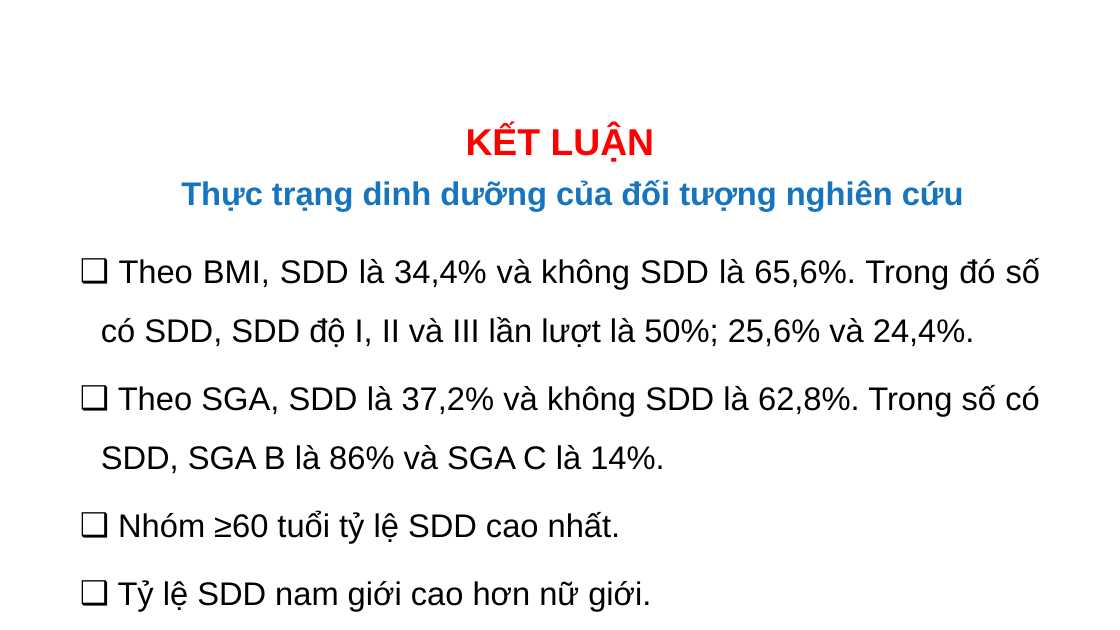
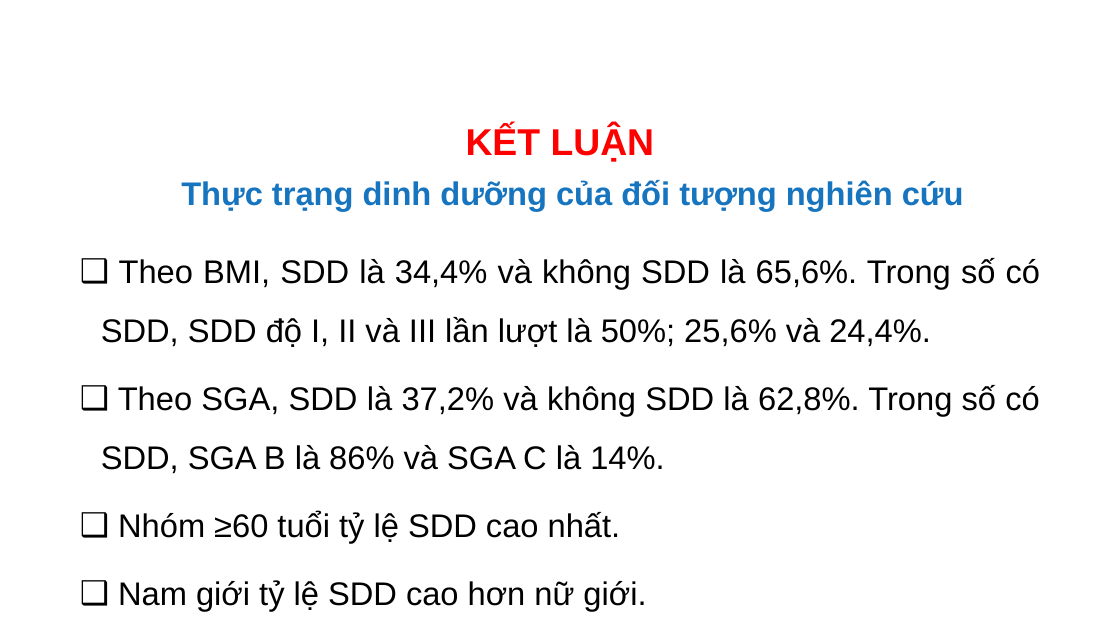
Before and after one commit to MedPocket/HPMUGraduation-thesis, a slide deck: slide 34 of Thuc-trang-va-mot-so-yeu-to-lien-quan-dinh-duong-BN-lao-phoi_Nhat-Nguyen.pptx. Drawn at 1120x630 pixels with LibreOffice and Linux fonts; fonts in the diff are those of the drawing; background and template pictures are left out. Boxes give left, top, right and bottom in pixels: in the first picture for what was removed or moved away, otherwise in the second. Text is boxed around its words. In the diff, an @@ line names an element or a change of style, - is before the commit and + after.

Commit message:
let's go

```diff
--- a/Thuc-trang-va-mot-so-yeu-to-lien-quan-dinh-duong-BN-lao-phoi_Nhat-Nguyen.pptx
+++ b/Thuc-trang-va-mot-so-yeu-to-lien-quan-dinh-duong-BN-lao-phoi_Nhat-Nguyen.pptx
@@ text at (101,258,1041,347): text changed @@
-❑ Theo BMI, SDD là 34,4% và không SDD là 65,6%. Trong đó số có SDD, SDD độ I, II và III lần lượt là 50%; 25,6% và 24,4%.
+❑ Theo BMI, SDD là 34,4% và không SDD là 65,6%. Trong số có SDD, SDD độ I, II và III lần lượt là 50%; 25,6% và 24,4%.
@@ text at (118,580,646,611): text changed @@
-❑ Tỷ lệ SDD nam giới cao hơn nữ giới.
+❑ Nam giới tỷ lệ SDD cao hơn nữ giới.
```
Also in this commit, not shown: 14 other slides changed, 1 slide added, 1 slide removed.
